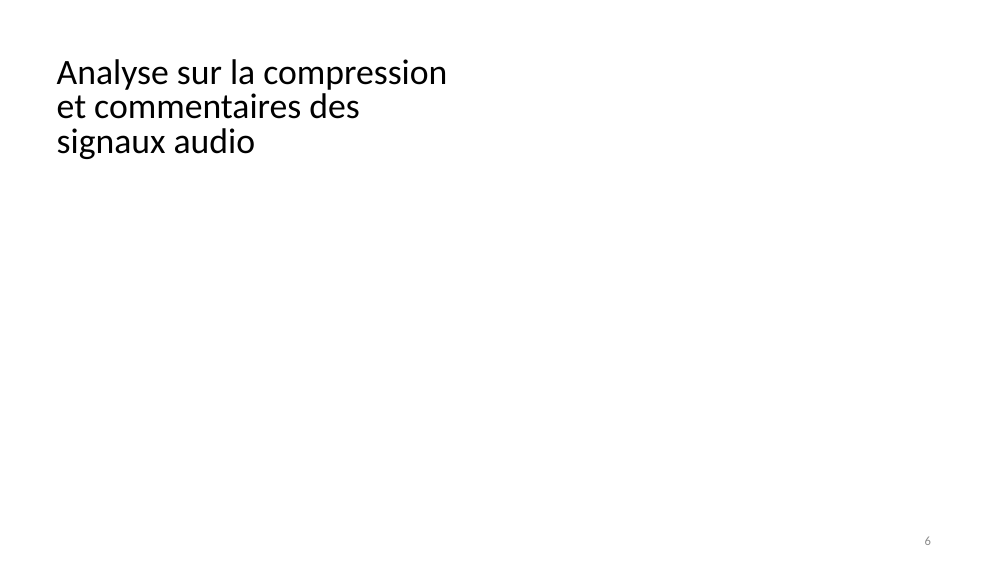
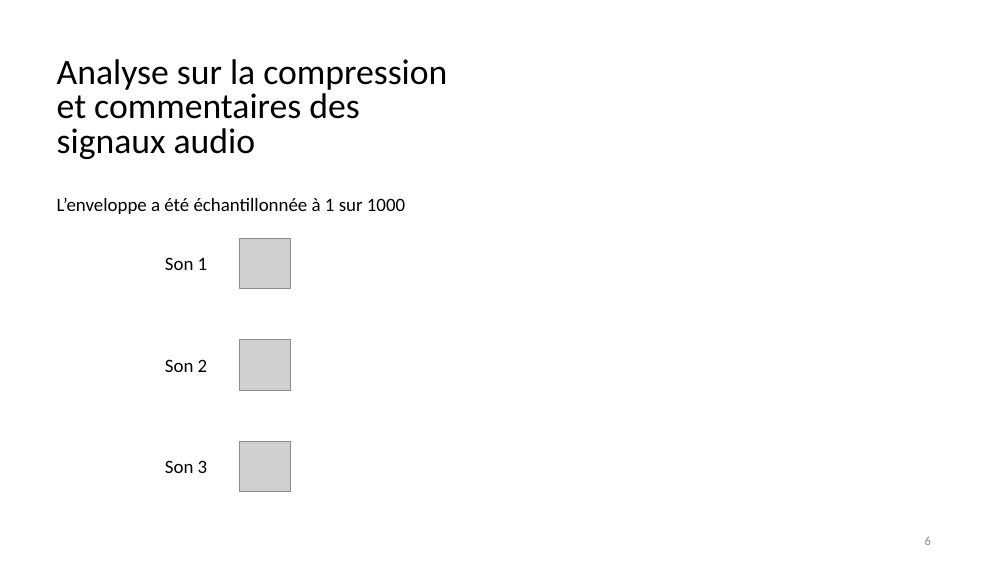
Before and after one commit to pgarneau/s4_app4, a slide deck: slide 6 of Présentation/Présentation_APP4S4.pptx. Drawn at 1008x567 pixels with LibreOffice and Linux fonts; fonts in the diff are those of the drawing; grey boxes stand for pictures; background and template pictures are left out. Boxes give left, top, right and bottom in pixels: in the first picture for what was removed or moved away, otherwise in the second. Text is boxed around its words. In the diff, an @@ line names an element or a change of style, - is before the commit and + after.

Commit message:
Updated pptx

```diff
--- a/Présentation/Présentation_APP4S4.pptx
+++ b/Présentation/Présentation_APP4S4.pptx
@@ text added at bbox=[57, 198, 405, 214], 18 pt, text #000000 @@
+L’enveloppe a été échantillonnée à 1 sur 1000
@@ picture added at bbox=[240, 238, 290, 289] @@
@@ text added at bbox=[165, 257, 208, 270], 18 pt, text #000000 @@
+Son 1
@@ text added at bbox=[165, 359, 208, 372], 18 pt, text #000000 @@
+Son 2
@@ picture added at bbox=[240, 340, 290, 390] @@
@@ picture added at bbox=[240, 442, 290, 492] @@
@@ text added at bbox=[165, 460, 208, 473], 18 pt, text #000000 @@
+Son 3
```
Also in this commit, not shown: 1 other file.
